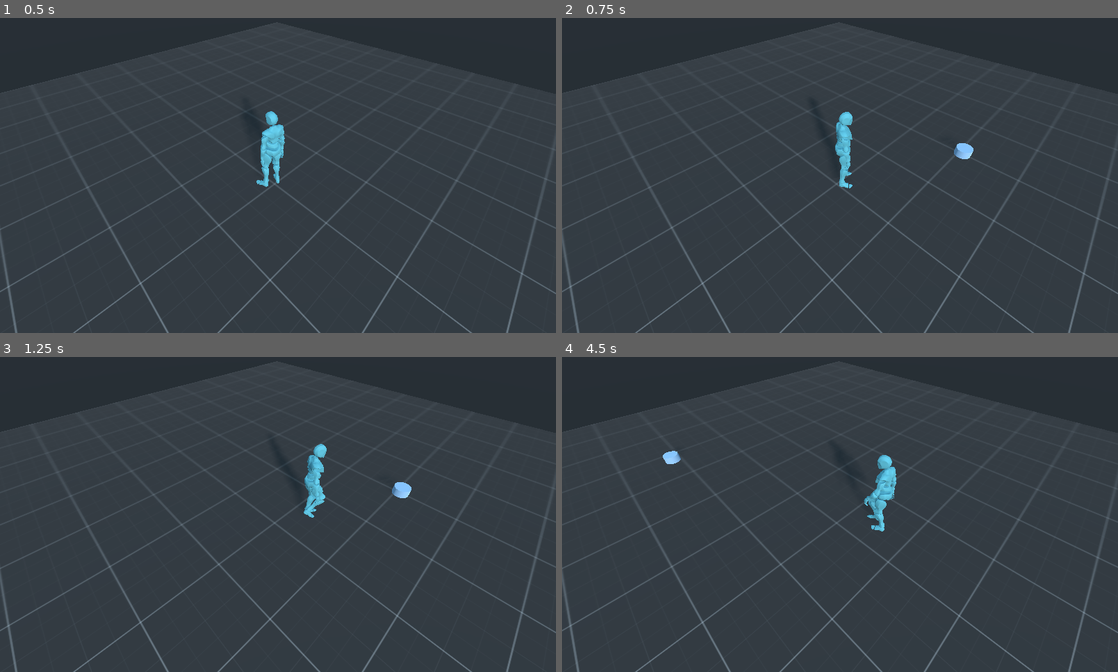
Above: before the commit, frames 1-4 (two rows, left to right).
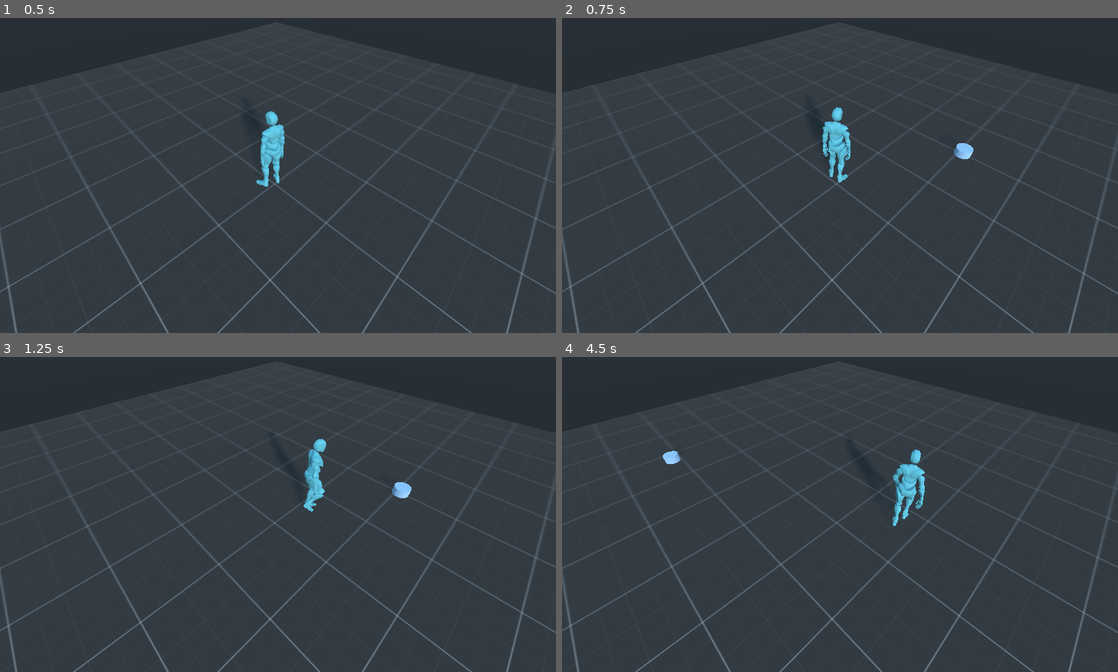
Above: after the commit, the same moments.

Repository: Disablak/SteampunkTactics
Game: Godot game, scene res://scenes/Main.tscn
Two runs of this game, one before a commit and one after it. Both use one fixed random seed, a clock stepped at 60 frames per second and the inputs below.
Inputs (mouse positions are in pixels of both pictures, inside the frame that each line leads up to):
- Up to frame 1 (0.5 s): no input
- Up to frame 2 (0.75 s): move the mouse to (962, 153) at 0.52 s; click (962, 153) at 0.67 s
- Up to frame 3 (1.25 s): no input
- Up to frame 4 (4.5 s): move the mouse to (728, 527) at 1.27 s; click (728, 527) at 1.42 s; move the mouse to (895, 438) at 2.02 s; click (895, 438) at 2.17 s; move the mouse to (812, 574) at 2.77 s; click (812, 574) at 2.92 s; move the mouse to (1006, 558) at 3.52 s; click (1006, 558) at 3.67 s; move the mouse to (673, 460) at 4.27 s; click (673, 460) at 4.42 s

Frame 1 is identical in both runs. In frame 2, 0.7% of the frame differs, in the area x 46-53%, y 28-55%; in frame 3, 0.4%; in frame 4, 1.4%, in the area x 54-66%, y 29-56%.

Commit message:
smooth rotation

Diff:
--- a/scenes/Player.tscn
+++ b/scenes/Player.tscn
@@ -50,6 +50,8 @@
 [node name="Player" type="KinematicBody"]
 script = ExtResource( 2 )
 animation_tree = NodePath("AnimationTree")
+walking_speed = 100.0
+rotation_speed = 10.0
 
 [node name="ybot" parent="." instance=ExtResource( 1 )]
 transform = Transform( -1, 0, -8.74228e-08, 0, 1, 0, 8.74228e-08, 0, -1, 0, 0, 0 )
--- a/scripts/PlayerMovement.gd
+++ b/scripts/PlayerMovement.gd
@@ -5,7 +5,8 @@
 export(NodePath) var animation_tree
 onready var _player_animator : PlayerAnimator = get_node(animation_tree)
 
-export(float) var speed = 5
+export(float) var walking_speed = 5
+export(float) var rotation_speed = 5
 export(float) var distance_to_stop = 0.1
 
 var target = null
@@ -23,9 +24,11 @@
 func follow_target(delta: float):
 	_player_animator.play_anim(Globals.AnimationType.WALKING)
 
-	look_at(target, Vector3.UP)
+	var new_transform = transform.looking_at(target, Vector3.UP)
+	transform = transform.interpolate_with(new_transform, rotation_speed * delta)
 	rotation.x = 0
-	velocity = -transform.basis.z * speed * delta
+
+	velocity = -transform.basis.z * walking_speed * delta
 
 	if transform.origin.distance_to(target) < distance_to_stop:
 		_player_animator.play_anim(Globals.AnimationType.IDLE)
